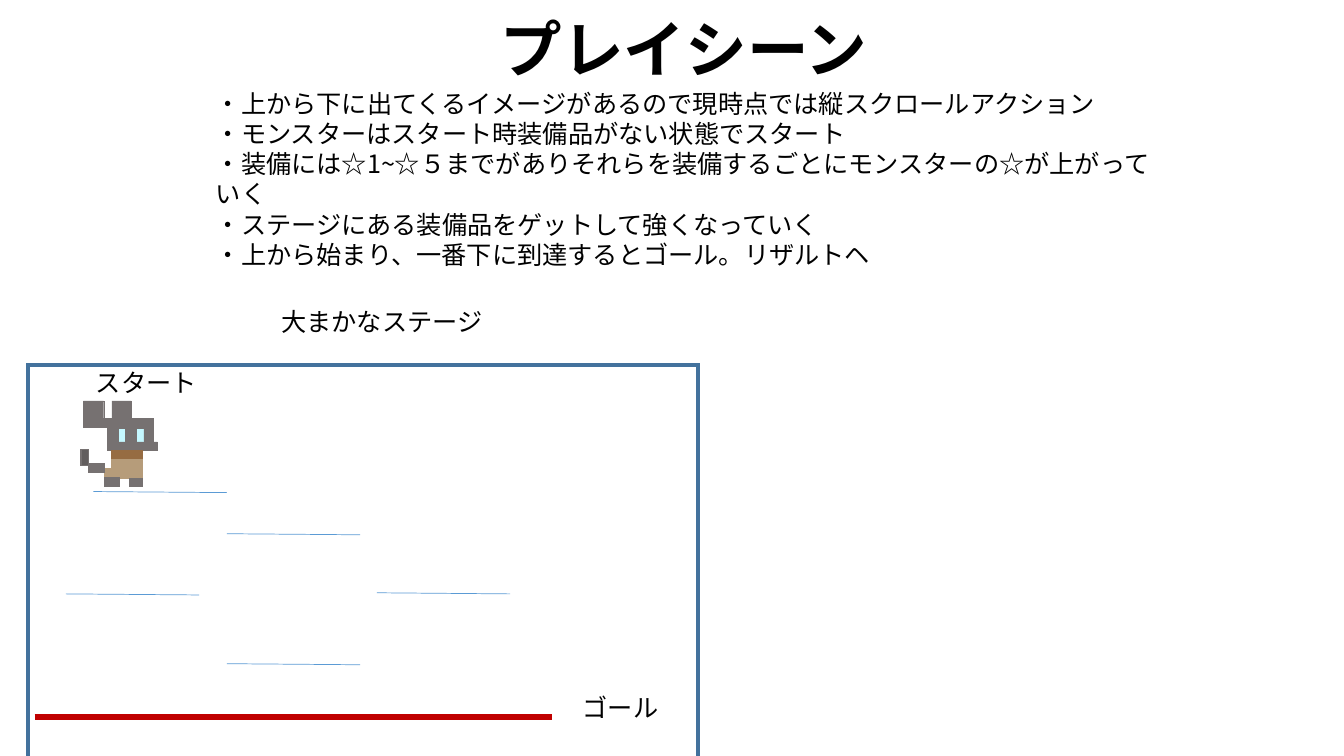
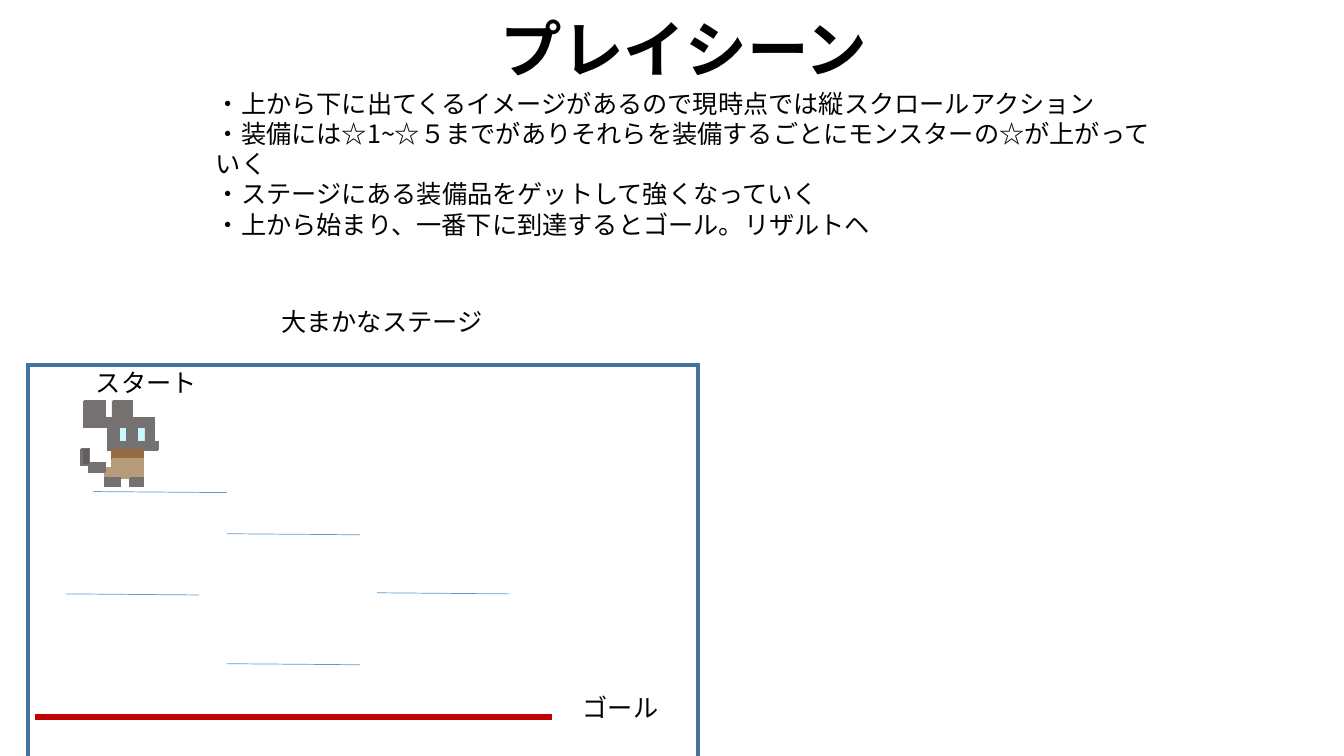
Before and after one commit to teramoti/YakinikuTabetai, a slide deck: slide 5 of 企画書もどき.pptx. Drawn at 1344x756 pixels with LibreOffice and Linux fonts; fonts in the diff are those of the drawing. Boxes give left, top, right and bottom in pixels: in the first picture for what was removed or moved away, otherwise in the second. Text is boxed around its words. In the diff, an @@ line names an element or a change of style, - is before the commit and + after.

```diff
--- a/企画書もどき.pptx
+++ b/企画書もどき.pptx
@@ text at <box>216,121,845,145</box>: paragraph removed @@
-・モンスターはスタート時装備品がない状態でスタート
@@ rectangle added at <box>85,400,105,417</box>, fill #767171, outline #767171 0.25 pt @@
```
Also in this commit, not shown: 12 slides added, 46 other files.
